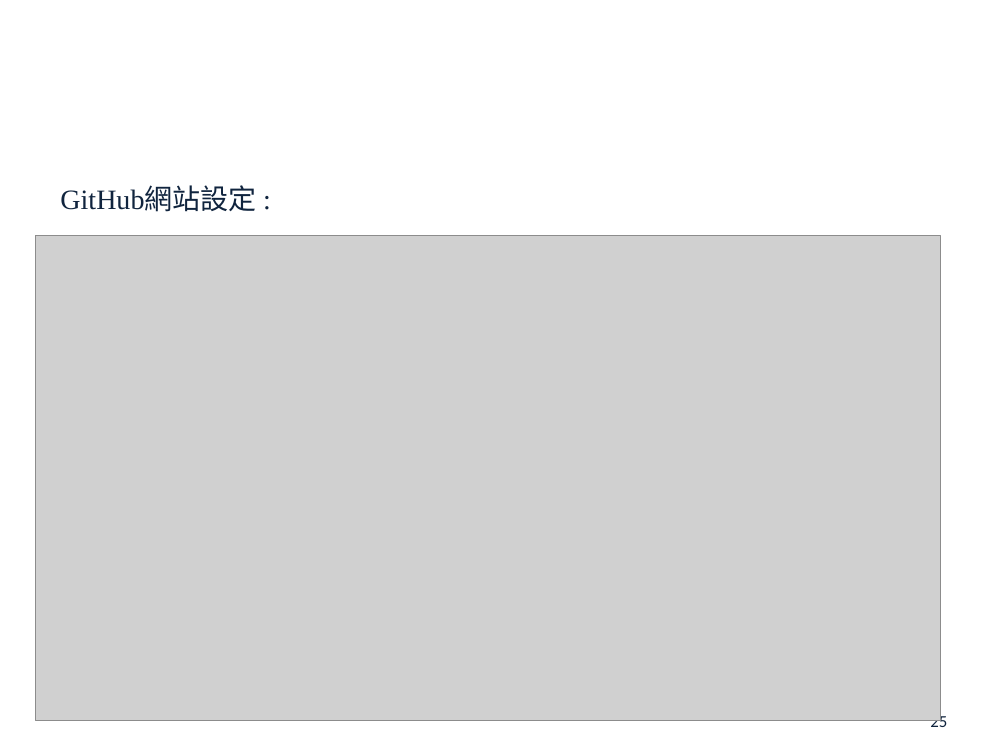
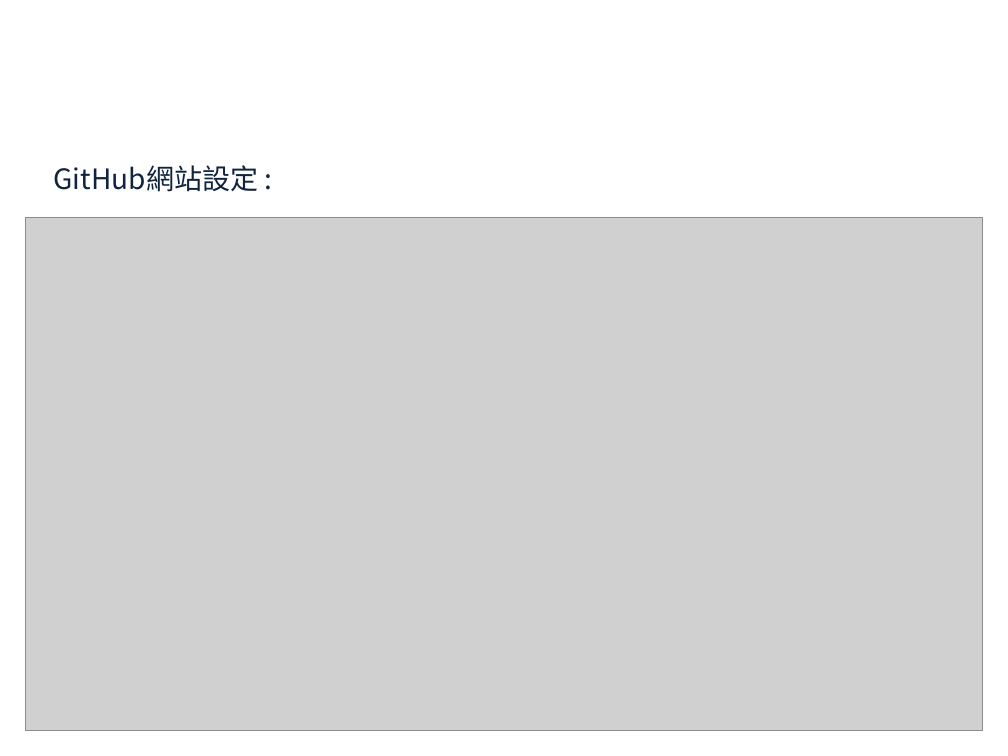
Before and after one commit to john78530/thesis, a slide deck: slide 26 of Oral.pptx (slide 25 before the commit). Drawn at 1008x756 pixels with LibreOffice and Linux fonts; fonts in the diff are those of the drawing; grey boxes stand for pictures; background and template pictures are left out. Boxes give left, top, right and bottom in pixels: in the first picture for what was removed or moved away, otherwise in the second. Text is boxed around its words. In the diff, an @@ line names an element or a change of style, - is before the commit and + after.

```diff
--- a/Oral.pptx
+++ b/Oral.pptx
@@ text "GitHub網站設定 :" moved from (x1=60, y1=187, x2=256, y2=212) to (x1=54, y1=165, x2=259, y2=192) @@
@@ text "GitHub網站設定 :" at (x1=54, y1=165, x2=259, y2=192): font Times New Roman to Noto Sans CJK SC @@
@@ picture resized from (x1=35, y1=236, x2=940, y2=721) to (x1=25, y1=218, x2=983, y2=731) @@
@@ page number at (x1=930, y1=730, x2=947, y2=732): text changed @@
-25
+26
```
Also in this commit, not shown: 19 other slides changed, 16 slides added, 3 slides removed, 1 other file.
